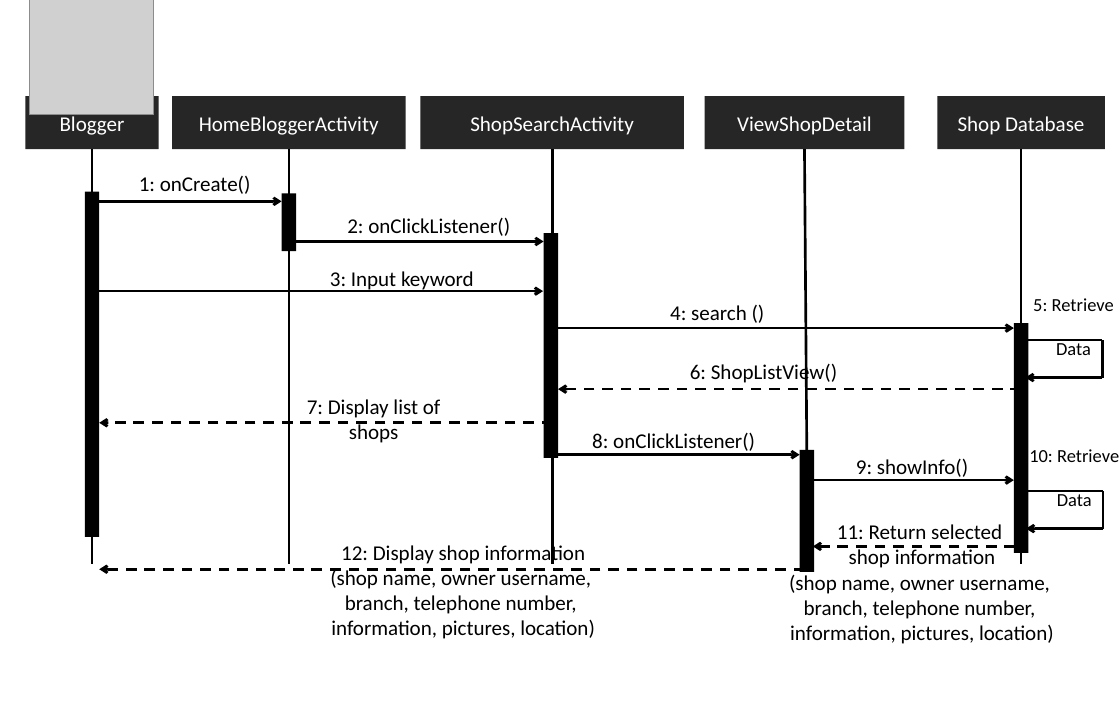
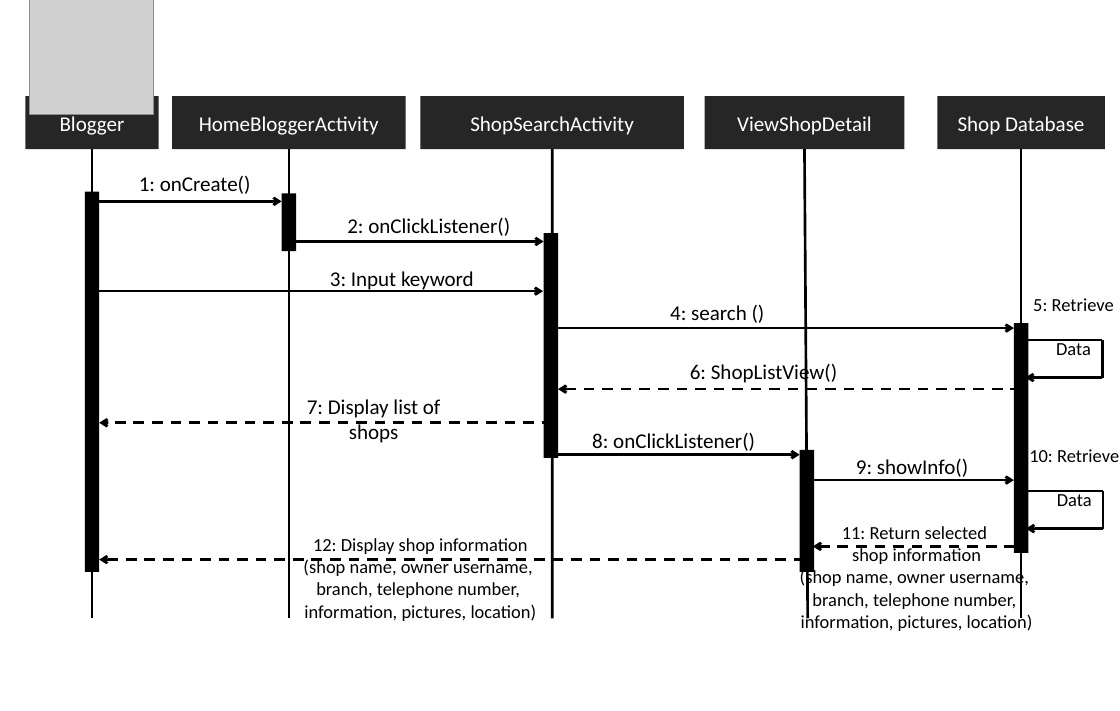
Before and after one commit to asciidaitoon/HanDIYcraft, a slide deck: slide 25 of Design/SQ mobile.pptx. Drawn at 1120x711 pixels with LibreOffice and Linux fonts; fonts in the diff are those of the drawing; grey boxes stand for pictures. Boxes give left, top, right and bottom in pixels: in the first picture for what was removed or moved away, otherwise in the second. Text is boxed around its words. In the diff, an @@ line names an element or a change of style, - is before the commit and + after.

```diff
--- a/Design/SQ mobile.pptx
+++ b/Design/SQ mobile.pptx
@@ line moved from (92, 149) - (92, 564) to (92, 149) - (92, 618) @@
@@ line moved from (289, 149) - (289, 564) to (289, 149) - (289, 618) @@
@@ line moved from (552, 149) - (552, 564) to (552, 149) - (552, 618) @@
@@ line moved from (804, 149) - (808, 564) to (804, 149) - (808, 618) @@
@@ line moved from (1021, 149) - (1021, 564) to (1021, 149) - (1021, 618) @@
@@ rectangle: place and size @@
-rectangle at bbox=[84, 192, 99, 537]
+rectangle at bbox=[84, 192, 99, 572]
@@ text "12: Display shop information" at bbox=[303, 538, 537, 621]: size 16 to 14 pt @@
@@ text "12: Display shop information": place and size @@
-text "12: Display shop information" at bbox=[330, 542, 595, 639]
+text "12: Display shop information" at bbox=[303, 538, 537, 621]
@@ text "11: Return selected": place and size @@
-text "11: Return selected" at bbox=[789, 524, 1054, 644]
+text "11: Return selected" at bbox=[800, 526, 1033, 631]
@@ text "11: Return selected" at bbox=[800, 526, 1033, 631]: size 16 to 14 pt @@
@@ arrow moved from (804, 569) - (100, 569) to (804, 560) - (100, 560) @@
```
Also in this commit, not shown: 5 other slides changed, 5 slides added, 35 other files.
